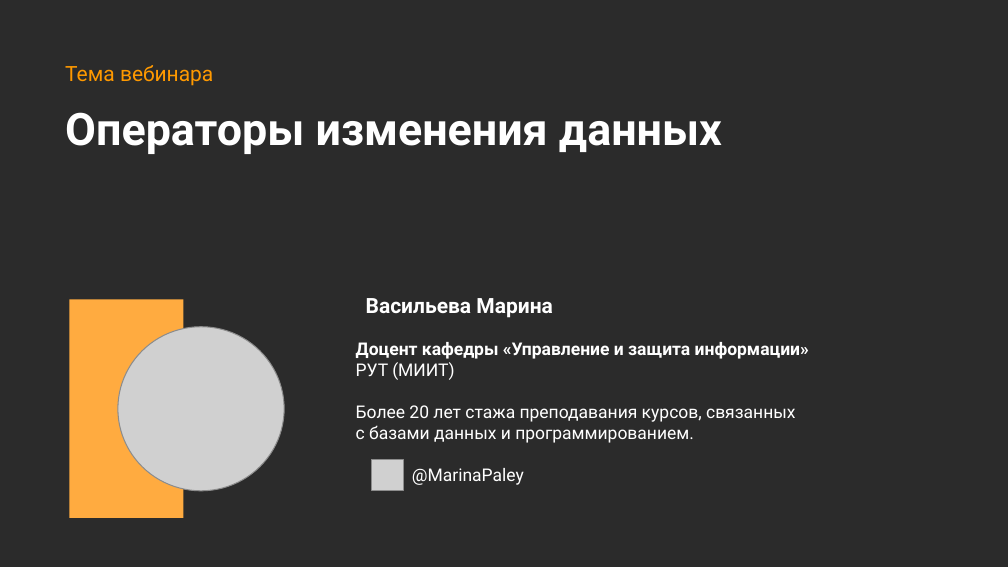
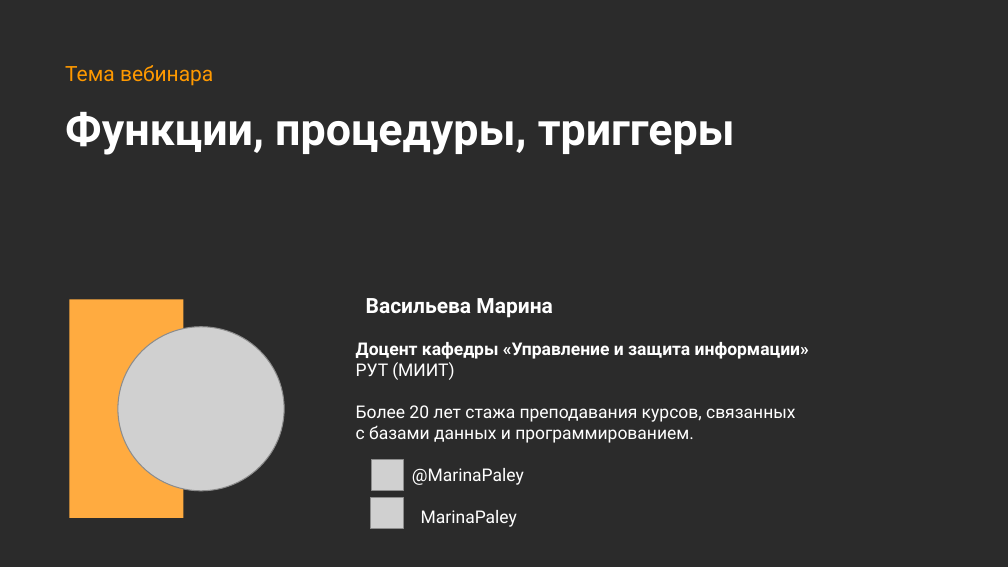
Before and after one commit to MarinaPaley/OTUS, a slide deck: slide 3 of Программирование.pptx. Drawn at 1008x567 pixels with LibreOffice and Linux fonts; fonts in the diff are those of the drawing; grey boxes stand for pictures; background and template pictures are left out; a plain dark background stands for a picture behind light text. Boxes give left, top, right and bottom in pixels: in the first picture for what was removed or moved away, otherwise in the second. Text is boxed around its words. In the diff, an @@ line names an element or a change of style, - is before the commit and + after.

```diff
--- a/Программирование.pptx
+++ b/Программирование.pptx
@@ title at box(65, 112, 735, 155): text changed @@
-Операторы изменения данных
+Функции, процедуры, триггеры
@@ picture added at box(370, 497, 403, 528) @@
@@ subtitle at box(421, 510, 517, 527): paragraph added @@
+MarinaPaley
```
Also in this commit, not shown: 1 other slide changed, 17 slides added, 21 slides removed.
